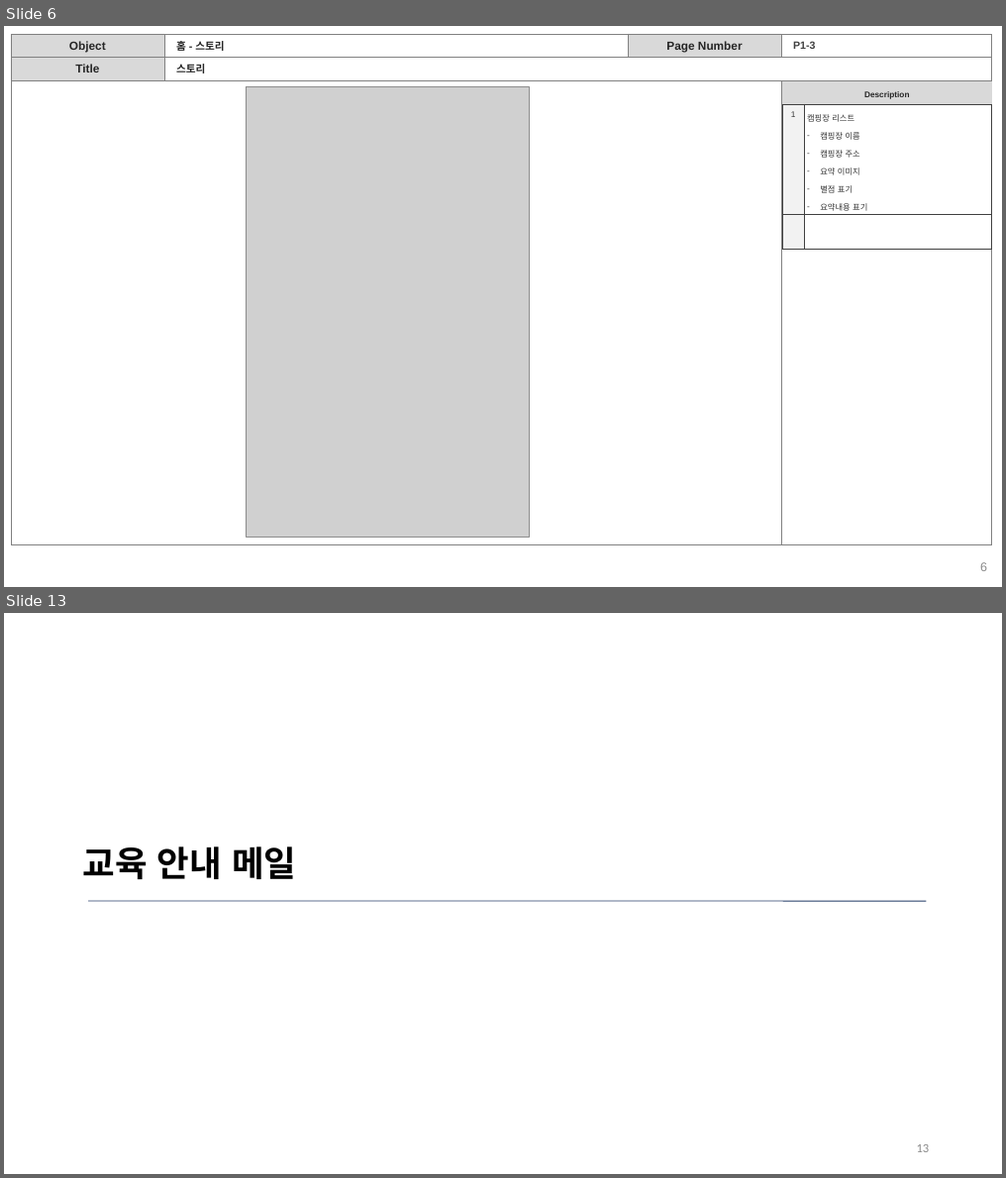
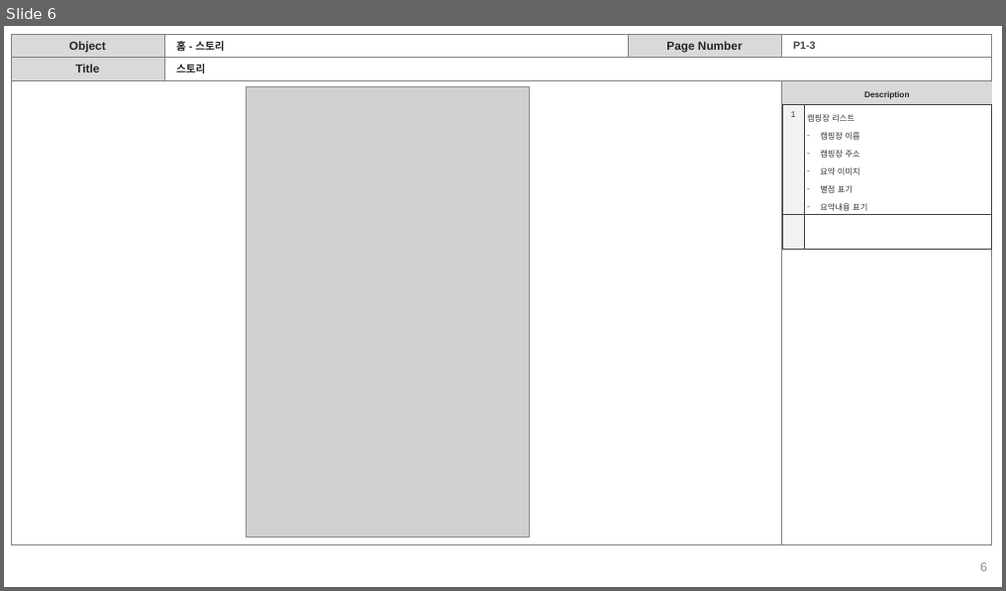
Before and after one commit to leekyoungwoo/cartravel, a slide deck: storyboard/cartravel_storyboard_V1.0.pptx. Shown one above the other, each under a label of ours: slides 6 and 13 before the commit, slide 6 after it; the slides between them are not shown. The pictures are 1006x1178 and 1006x591 pixels, drawn with LibreOffice and Linux fonts; fonts in the diff are those of the drawing; grey boxes stand for pictures. Boxes give left, top, right and bottom in pixels: in the first picture for what was removed or moved away, otherwise in the second. Text is boxed around its words. In the diff, an @@ line names an element or a change of style, - is before the commit and + after.

```diff
--- a/storyboard/cartravel_storyboard_V1.0.pptx
+++ b/storyboard/cartravel_storyboard_V1.0.pptx
@@ slide 13 removed at [4,613,1002,1174], background #FFFFFF @@
@@ title removed at [83,847,296,879] @@
-교육 안내 메일
@@ line removed from (88, 901) to (926, 901) @@
@@ page number removed at [917,1145,930,1153] @@
-13
```
Also in this commit, not shown: 7 other slides removed, 1 other file.
